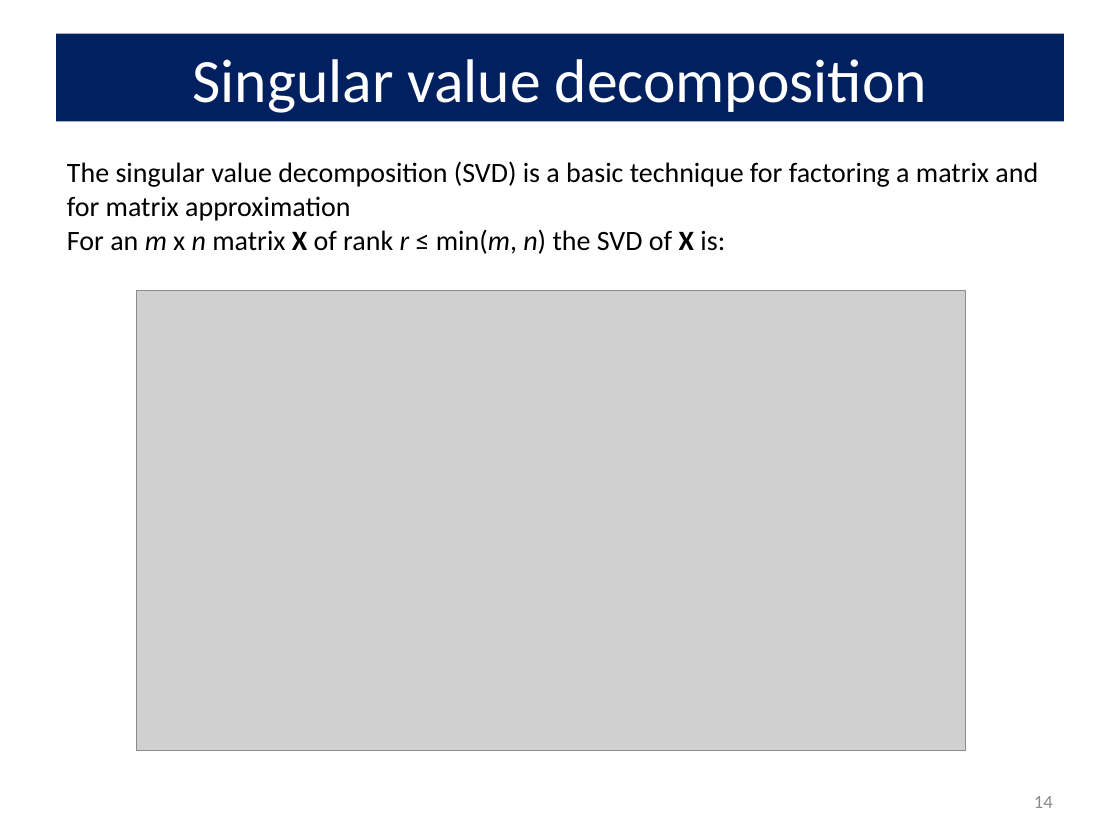
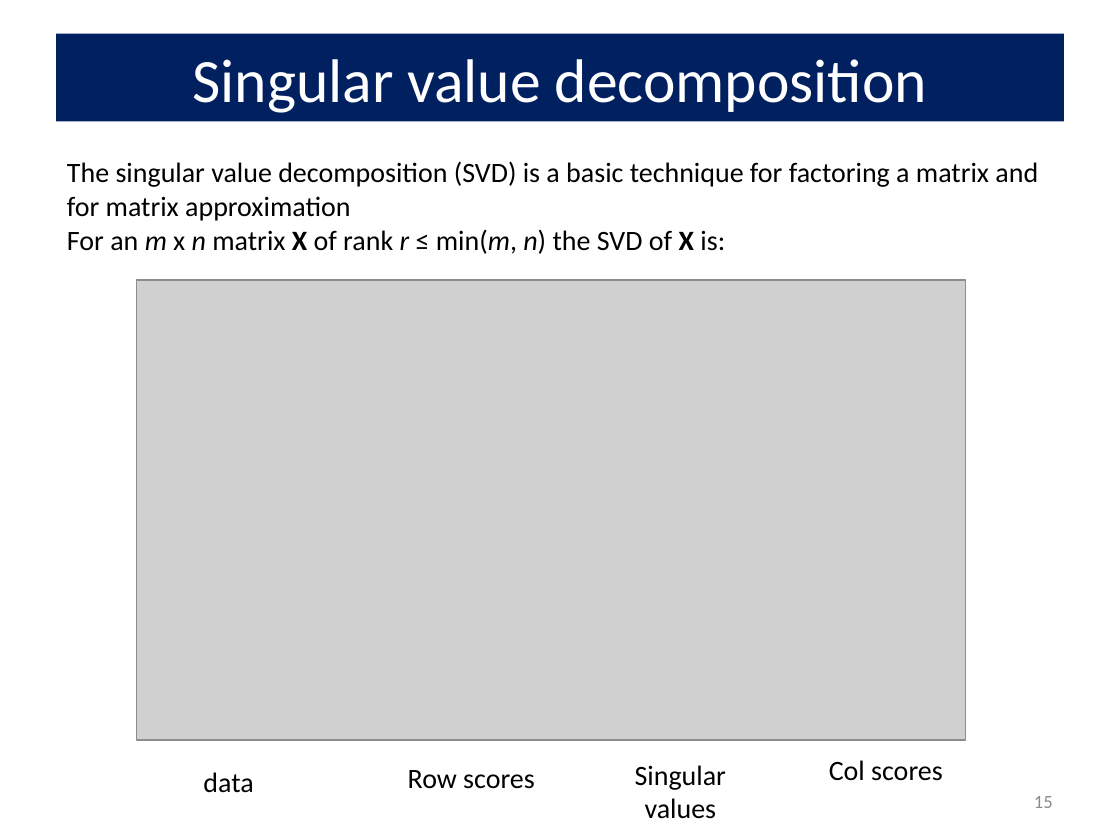
Before and after one commit to friendly/psy6136, a slide deck: slide 15 of docs/lectures/05-Corresp.pptx (slide 14 before the commit). Drawn at 1120x840 pixels with LibreOffice and Linux fonts; fonts in the diff are those of the drawing; grey boxes stand for pictures. Boxes give left, top, right and bottom in pixels: in the first picture for what was removed or moved away, otherwise in the second. Text is boxed around its words. In the diff, an @@ line names an element or a change of style, - is before the commit and + after.

```diff
--- a/docs/lectures/05-Corresp.pptx
+++ b/docs/lectures/05-Corresp.pptx
@@ picture: place and size @@
-picture at (137, 290, 965, 750)
+picture at (137, 280, 965, 740)
@@ text added at (203, 772, 253, 793), 18 pt, text #000000 @@
+data
@@ text added at (408, 770, 535, 789), 18 pt, text #000000 @@
+Row scores
@@ text added at (635, 765, 726, 819), 18 pt, text #000000 @@
+Singular values
@@ text added at (829, 760, 943, 781), 18 pt, text #000000 @@
+Col scores
@@ page number at (1034, 796, 1053, 808): text changed @@
-14
+15
```
Also in this commit, not shown: 20 other slides changed, 2 slides added, 14 other files.
